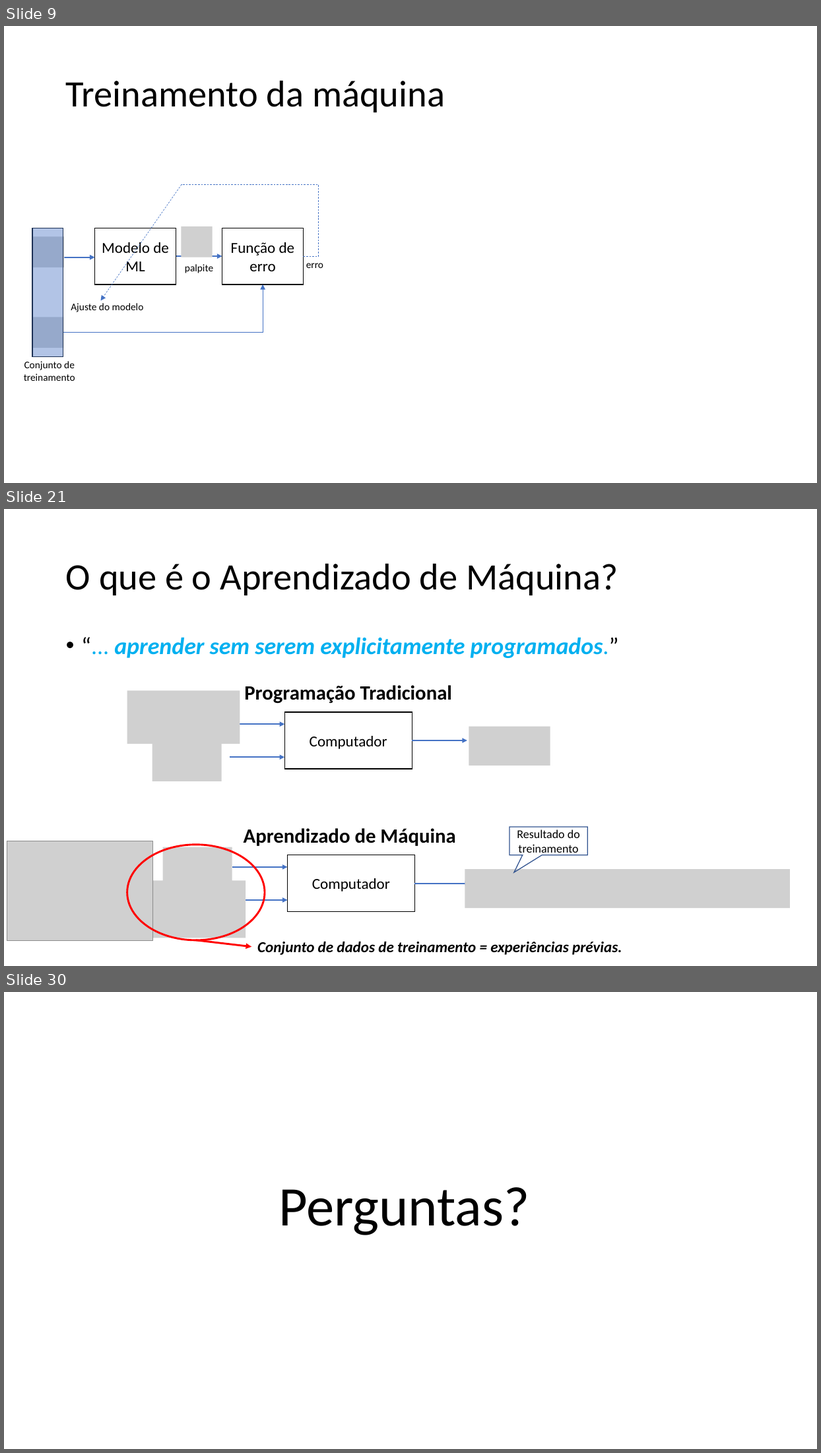
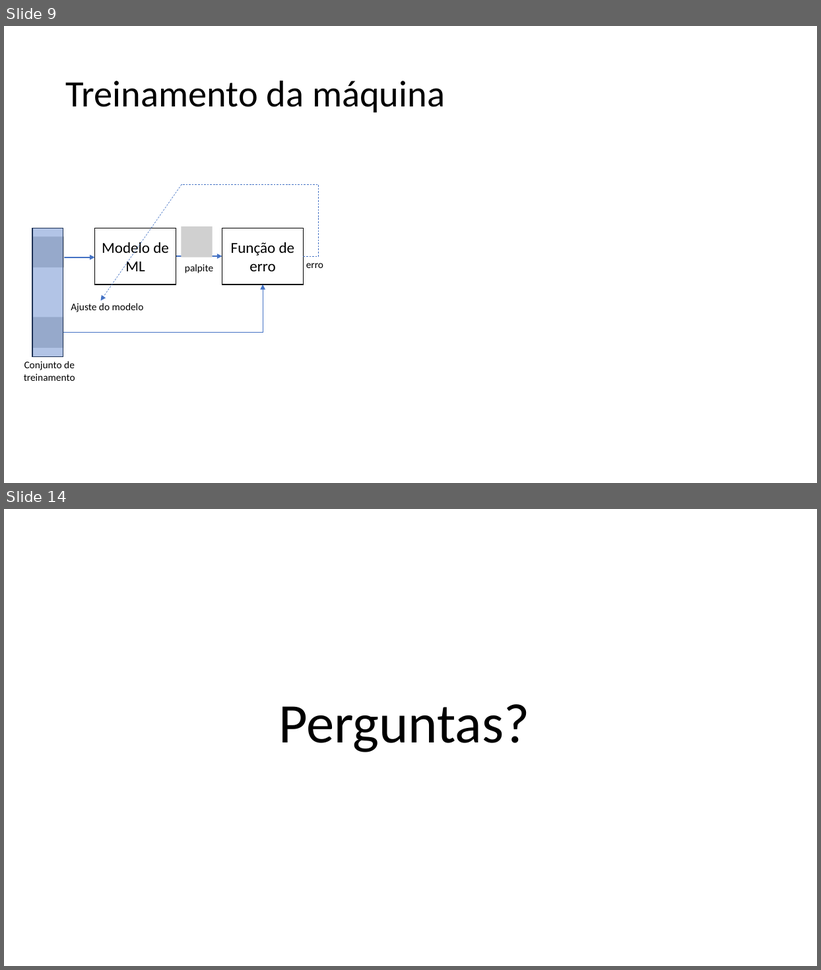
Before and after one commit to zz4fap/tp557-iot-ml, a slide deck: slides/TP557_4_O_Paradigma_do_Machine_Learning.pptx. Shown one above the other, each under a label of ours: slides 9, 21 and 30 before the commit, slides 9 and 14 after it; the slides between them are not shown. The pictures are 821x1453 and 821x970 pixels, drawn with LibreOffice and Linux fonts; fonts in the diff are those of the drawing; grey boxes stand for pictures. Boxes give left, top, right and bottom in pixels: in the first picture for what was removed or moved away, otherwise in the second. Text is boxed around its words. In the diff, an @@ line names an element or a change of style, - is before the commit and + after.

```diff
--- a/slides/TP557_4_O_Paradigma_do_Machine_Learning.pptx
+++ b/slides/TP557_4_O_Paradigma_do_Machine_Learning.pptx
@@ slide 21 removed at (4, 509, 817, 966), background #FFFFFF @@
@@ title removed at (66, 563, 618, 595) @@
-O que é o Aprendizado de Máquina?
@@ text removed at (114, 637, 619, 658) @@
-• “... aprender sem serem explicitamente programados.”
@@ text removed at (244, 685, 452, 704) @@
-Programação Tradicional
@@ picture removed at (127, 691, 240, 745) @@
@@ arrow removed from (230, 724) to (284, 724) @@
@@ rectangle removed at (284, 712, 412, 769) @@
-Computador
@@ picture removed at (152, 743, 222, 782) @@
@@ arrow removed from (412, 741) to (467, 741) @@
@@ picture removed at (469, 727, 550, 766) @@
@@ arrow removed from (230, 757) to (284, 757) @@
@@ picture removed at (7, 842, 153, 941) @@
@@ ellipse removed at (127, 845, 265, 941) @@
@@ text removed at (244, 828, 455, 846) @@
-Aprendizado de Máquina
@@ speech box removed at (510, 827, 587, 855) @@
-Resultado do treinamento
@@ picture removed at (163, 848, 233, 887) @@
@@ rectangle removed at (288, 855, 415, 912) @@
-Computador
@@ picture removed at (145, 881, 246, 939) @@
@@ arrow removed from (232, 867) to (288, 867) @@
@@ arrow removed from (415, 883) to (470, 883) @@
@@ picture removed at (465, 869, 790, 908) @@
@@ arrow removed from (232, 900) to (288, 900) @@
@@ arrow removed from (196, 941) to (252, 947) @@
@@ text removed at (257, 941, 622, 955) @@
-Conjunto de dados de treinamento = experiências prévias.
@@ what was slide 30 is now slide 14 @@
```
Also in this commit, not shown: 3 slides changed, 2 slides added, 16 other slides removed, 2 other files.
